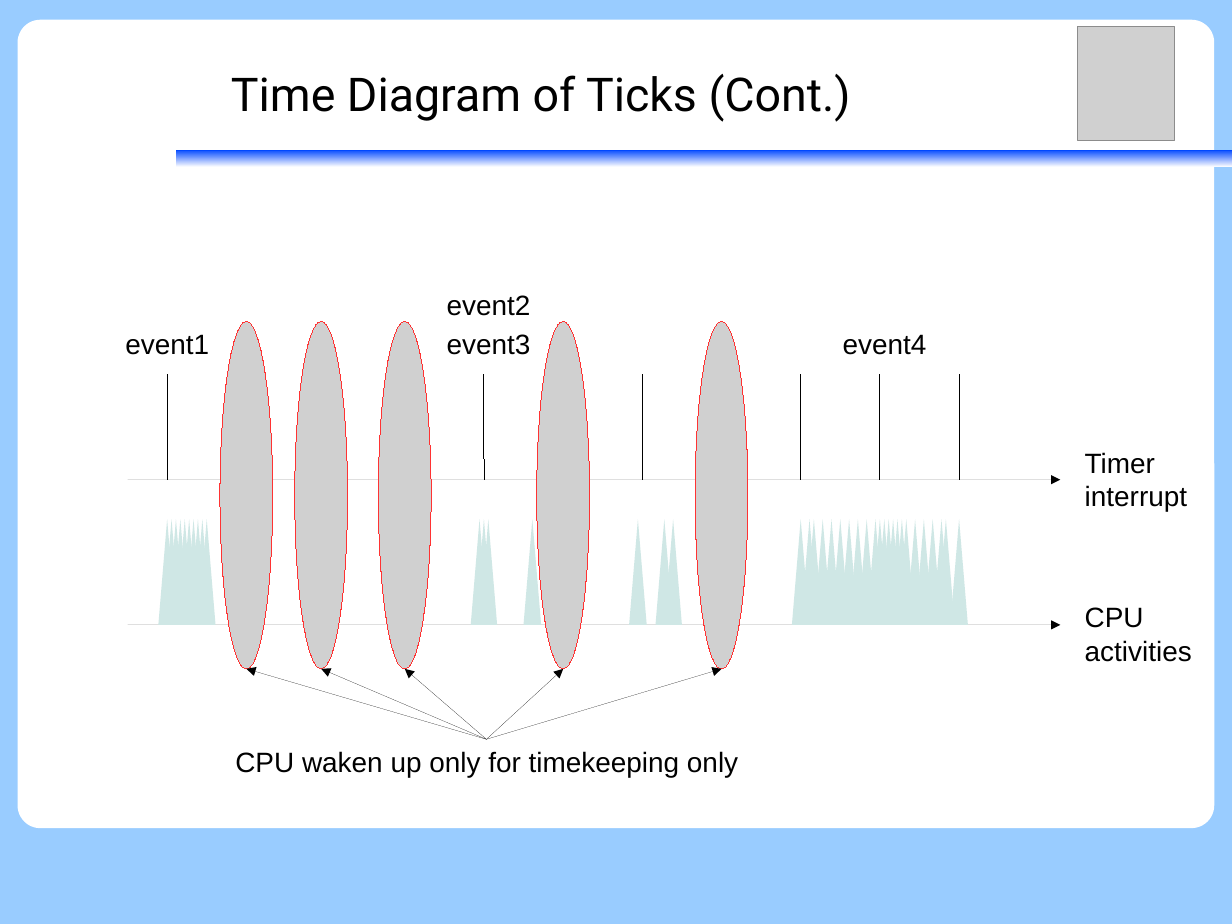
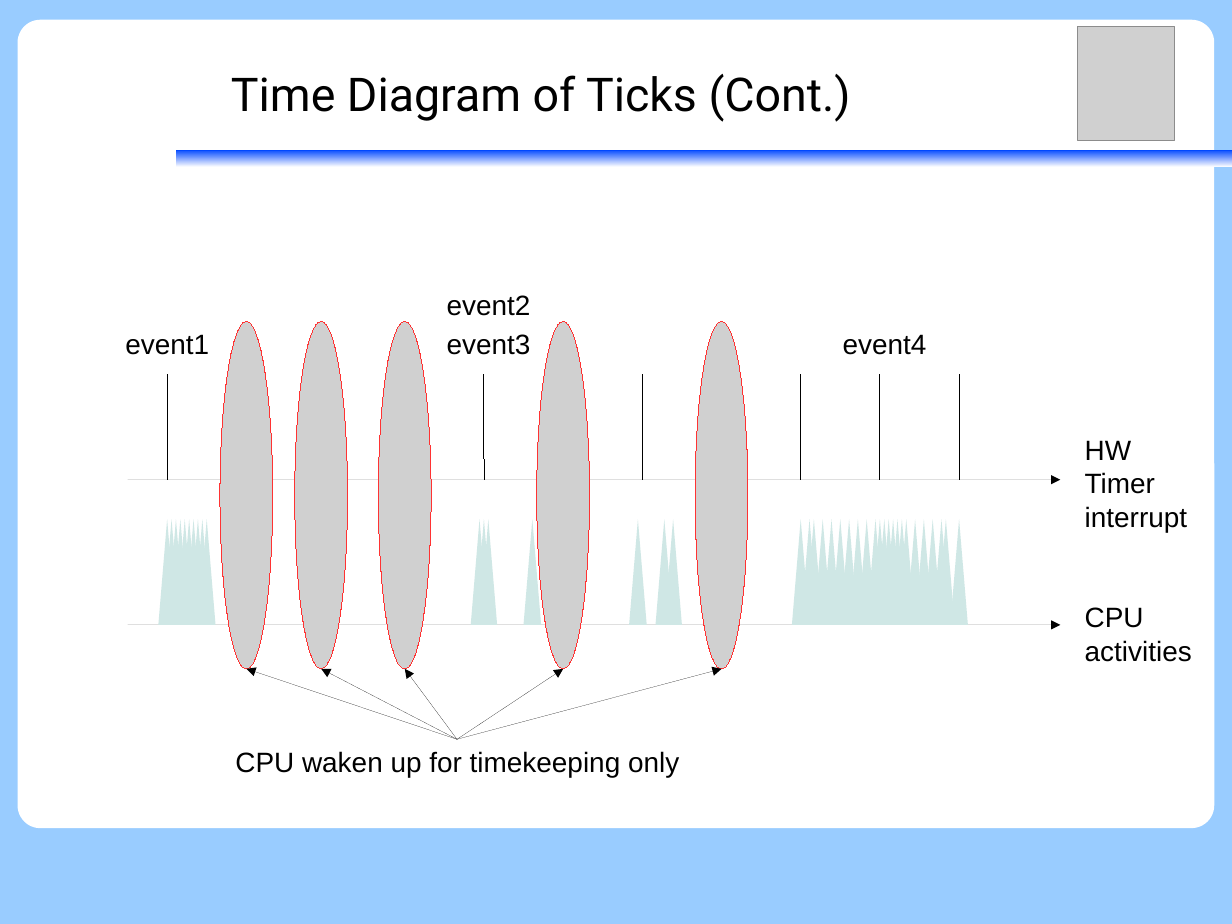
Before and after one commit to vh21/documents, a slide deck: slide 12 of ukernel/f9-microkernel-ktimer.odp. Drawn at 1232x924 pixels with LibreOffice and Linux fonts; fonts in the diff are those of the drawing; grey boxes stand for pictures. Boxes give left, top, right and bottom in pixels: in the first picture for what was removed or moved away, otherwise in the second. Text is boxed around its words. In the diff, an @@ line names an element or a change of style, - is before the commit and + after.

```diff
--- a/ukernel/f9-microkernel-ktimer.odp
+++ b/ukernel/f9-microkernel-ktimer.odp
@@ text "HW": place and size @@
-text "HW" at <box>1085,452,1187,512</box>
+text "HW" at <box>1085,440,1187,532</box>
@@ text at <box>1085,440,1131,460</box>: paragraph added @@
+HW
@@ arrow moved from (486, 739) - (246, 669) to (457, 739) - (246, 669) @@
@@ arrow moved from (486, 739) - (321, 669) to (457, 739) - (321, 669) @@
@@ arrow moved from (486, 739) - (405, 669) to (457, 739) - (405, 669) @@
@@ arrow moved from (486, 739) - (722, 669) to (457, 739) - (722, 669) @@
@@ arrow moved from (486, 739) - (563, 669) to (457, 739) - (563, 669) @@
@@ text at <box>235,751,679,777</box>: text changed @@
-CPU waken up only for timekeeping only
+CPU waken up for timekeeping only
```
Also in this commit, not shown: 12 other slides changed, 5 slides added.
